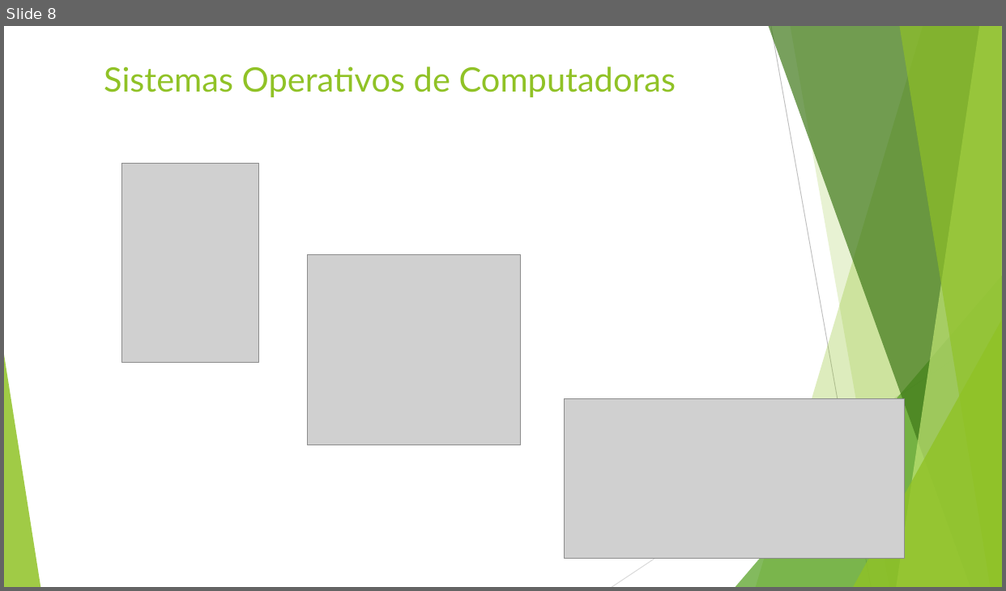
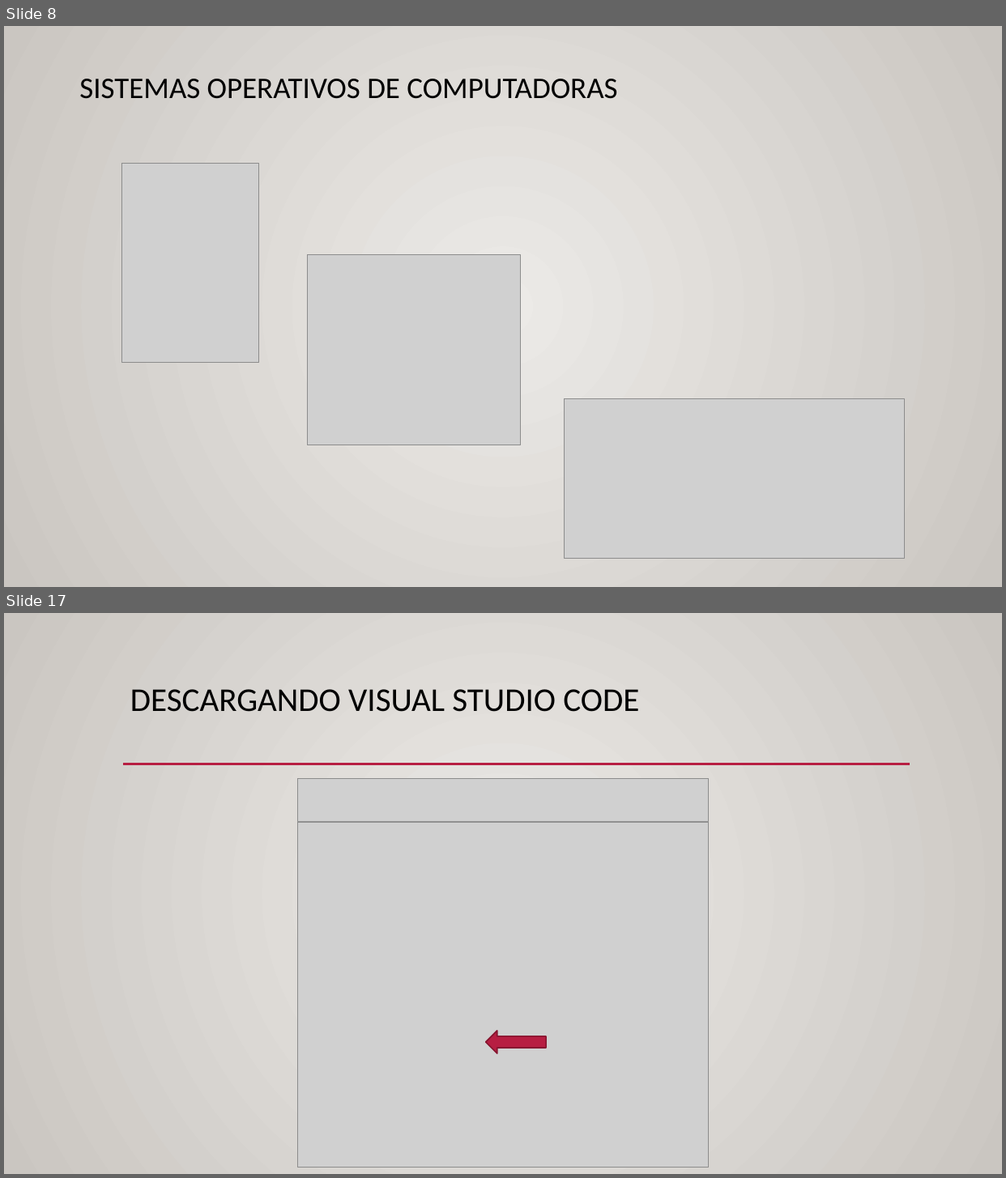
Before and after one commit to AlbertOsinaga/CSharp-MiPrimerLenguaje, a slide deck: C#_MiPrimerLenguaje.pptx. Shown one above the other, each under a label of ours: slide 8 before the commit, slides 8 and 17 after it; the slides between them are not shown. The pictures are 1006x591 and 1006x1178 pixels, drawn with LibreOffice and Linux fonts; fonts in the diff are those of the drawing; grey boxes stand for pictures. Boxes give left, top, right and bottom in pixels: in the first picture for what was removed or moved away, otherwise in the second. Text is boxed around its words. In the diff, an @@ line names an element or a change of style, - is before the commit and + after.

```diff
--- a/C#_MiPrimerLenguaje.pptx
+++ b/C#_MiPrimerLenguaje.pptx
@@ slide 17 added at [4, 613, 1002, 1174], background gradient #ECEAE7 to #CAC7C1 @@
@@ title added at [130, 689, 639, 712], 32 pt, text #000000 @@
+DESCARGANDO VISUAL STUDIO CODE
@@ line added from (123, 764) to (910, 764), #B71E42 2.5 pt @@
@@ picture added at [297, 779, 709, 823] @@
@@ picture added at [297, 822, 709, 1167] @@
@@ left arrow added at [486, 1031, 547, 1054], fill #B71E42, outline #871631 1.25 pt @@
@@ slide 8 changed as well @@
@@ background #FFFFFF to gradient #ECEAE7 to #CAC7C1 @@
@@ title at [79, 79, 617, 99]: text changed; size 32.4 to 28.8 pt; font Lato to Calibri; text colour #90C226 to #000000 @@
-Sistemas Operativos de Computadoras
+SISTEMAS OPERATIVOS DE COMPUTADORAS
@@ group removed at [4, 26, 1002, 587]: 5 freeform shapes, 3 triangles, 2 lines @@
```
Also in this commit, not shown: 11 other slides changed, 6 other slides added, 1 other file.
